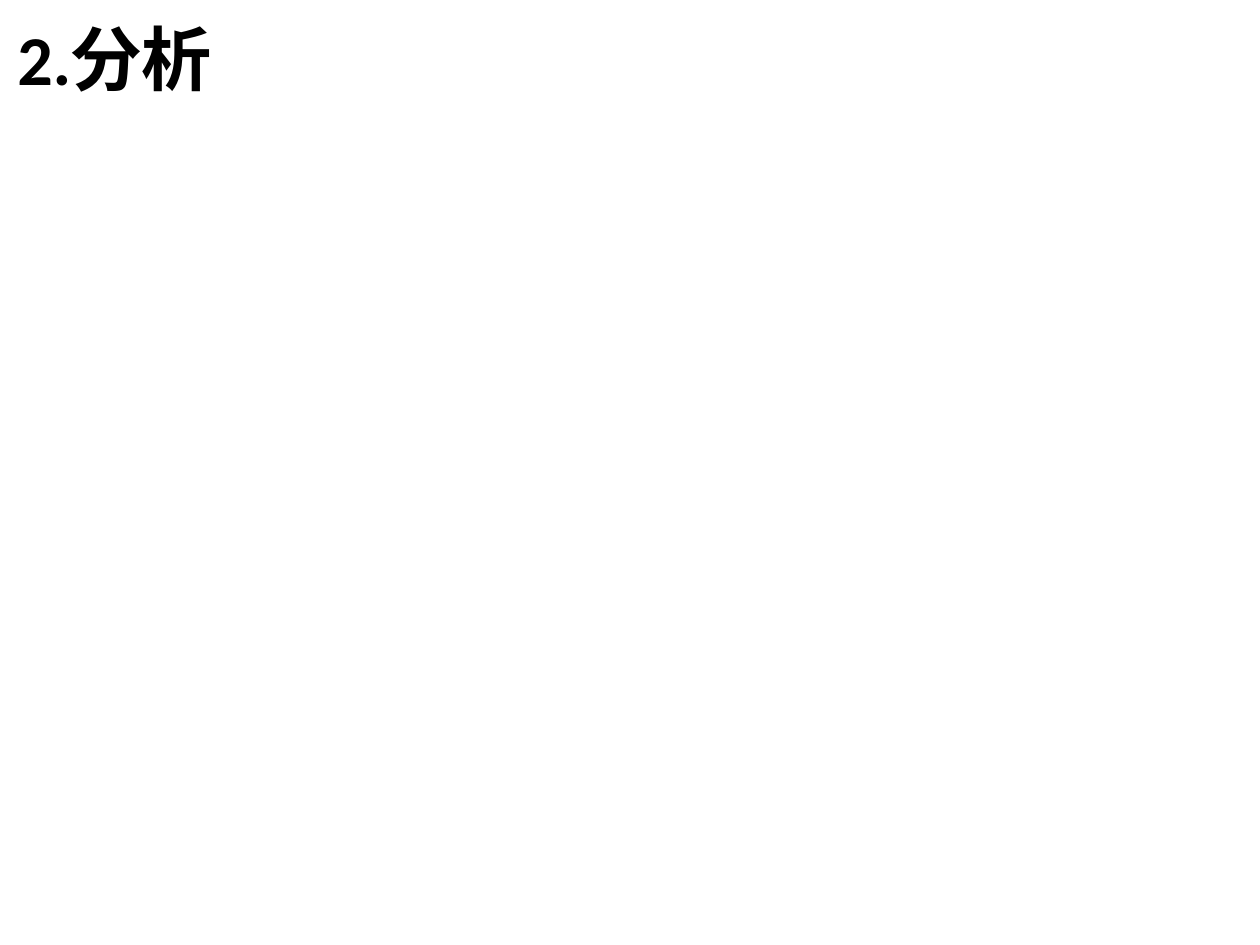
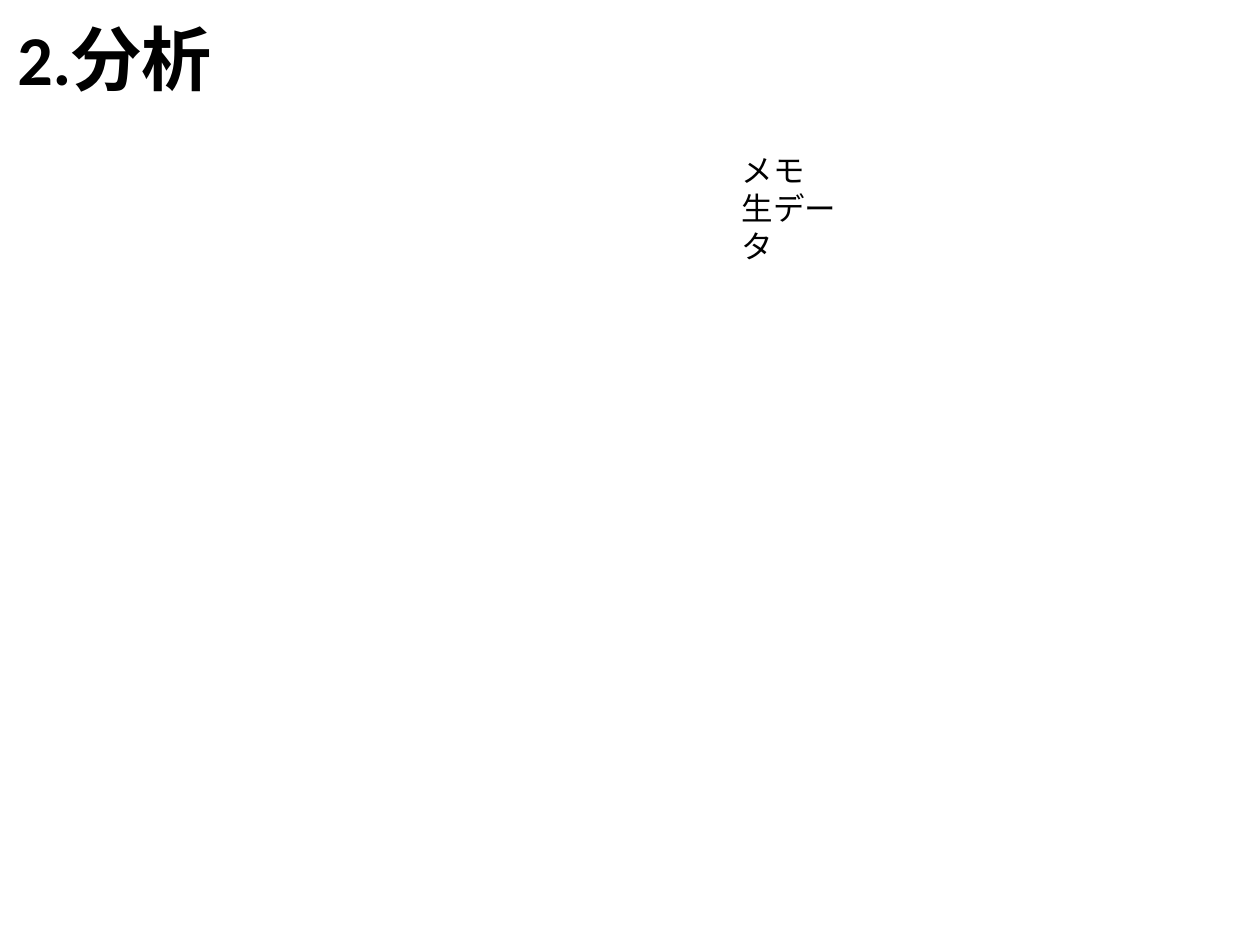
Before and after one commit to robokon/Doc, a slide deck: slide 2 of 1.設計書/ルックアップゲート/nambu_work/モデル図.pptx. Drawn at 1260x945 pixels with LibreOffice and Linux fonts; fonts in the diff are those of the drawing. Boxes give left, top, right and bottom in pixels: in the first picture for what was removed or moved away, otherwise in the second. Text is boxed around its words. In the diff, an @@ line names an element or a change of style, - is before the commit and + after.

```diff
--- a/1.設計書/ルックアップゲート/nambu_work/モデル図.pptx
+++ b/1.設計書/ルックアップゲート/nambu_work/モデル図.pptx
@@ text added at [742, 158, 836, 260], 18 pt, text #000000 @@
+メモ
+生データ
```
Also in this commit, not shown: 1 other slide changed.
